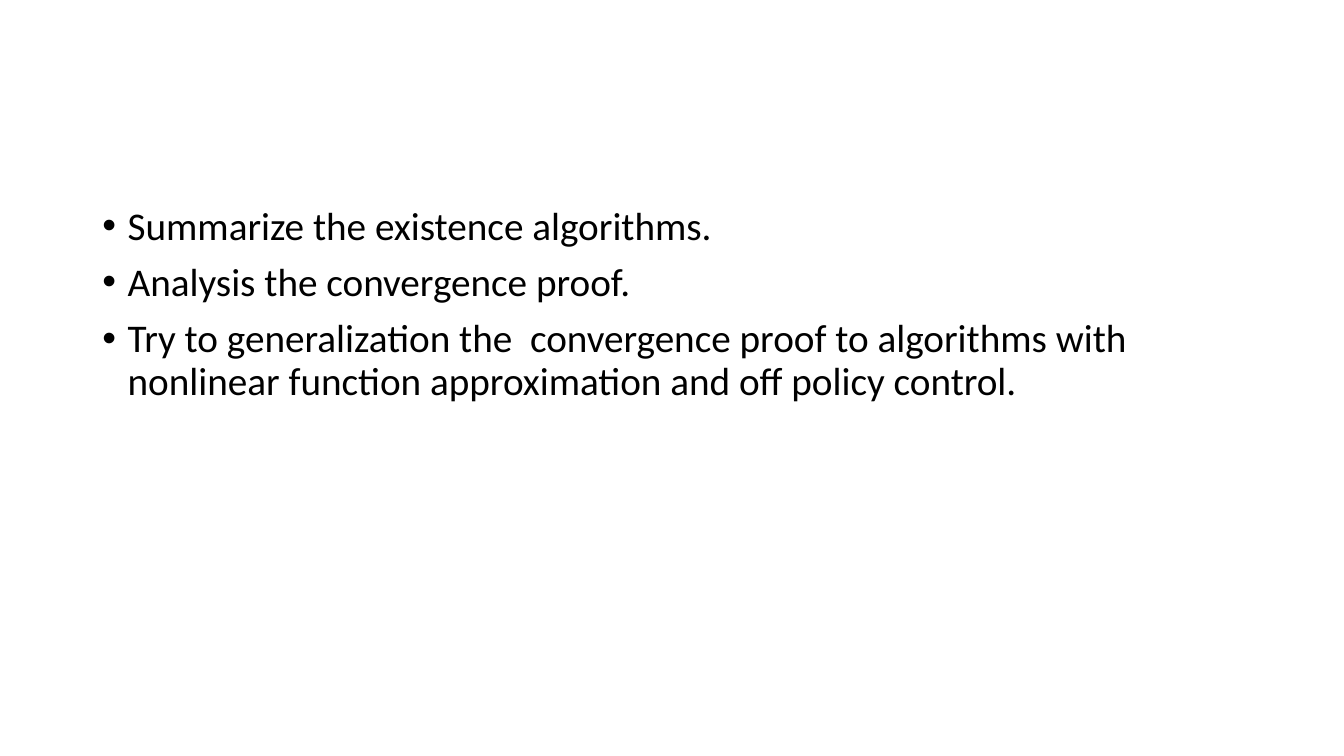
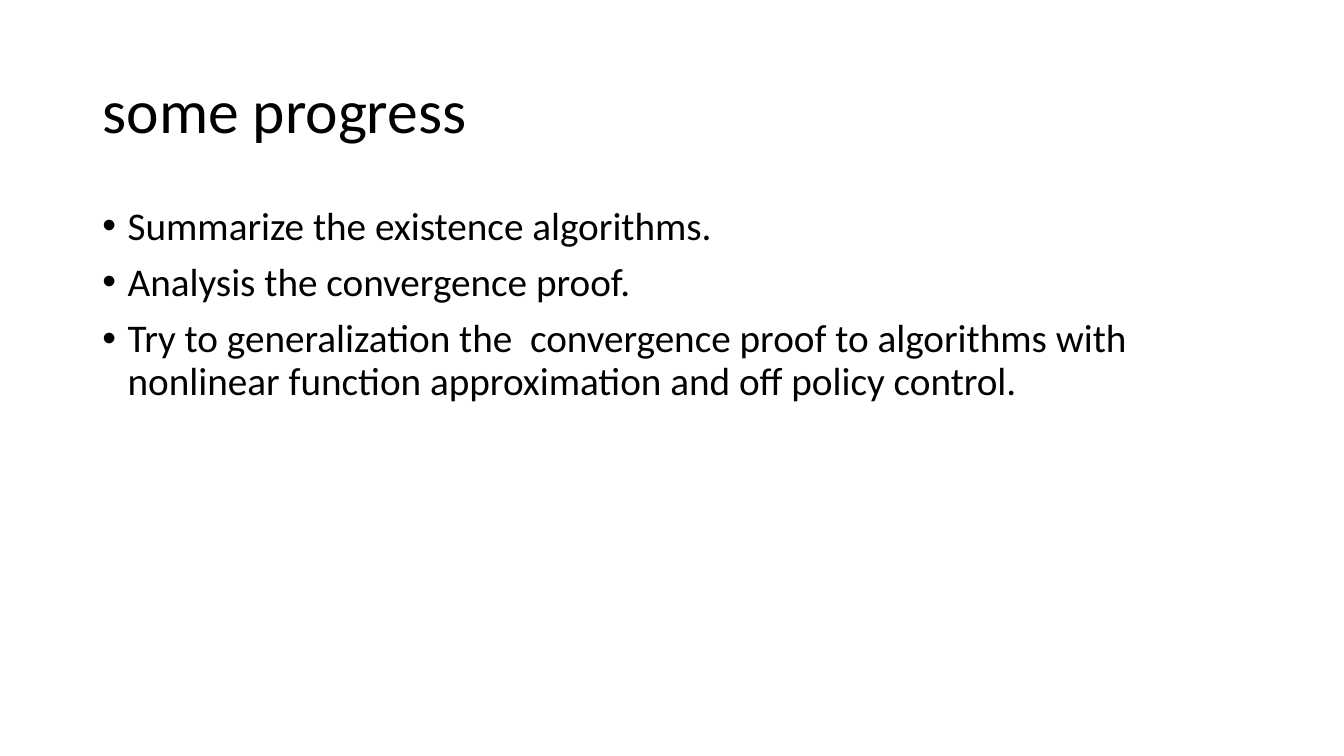
Before and after one commit to xfdywy/RL, a slide deck: slide 3 of some slide/rl theory.pptx. Drawn at 1344x756 pixels with LibreOffice and Linux fonts; fonts in the diff are those of the drawing. Boxes give left, top, right and bottom in pixels: in the first picture for what was removed or moved away, otherwise in the second. Text is boxed around its words. In the diff, an @@ line names an element or a change of style, - is before the commit and + after.

```diff
--- a/some slide/rl theory.pptx
+++ b/some slide/rl theory.pptx
@@ title added at (102,103,467,144), 44 pt, text #000000 @@
+some progress
```
Also in this commit, not shown: 4 other slides changed, 5 slides added, 1 slide removed, 1 other file.
